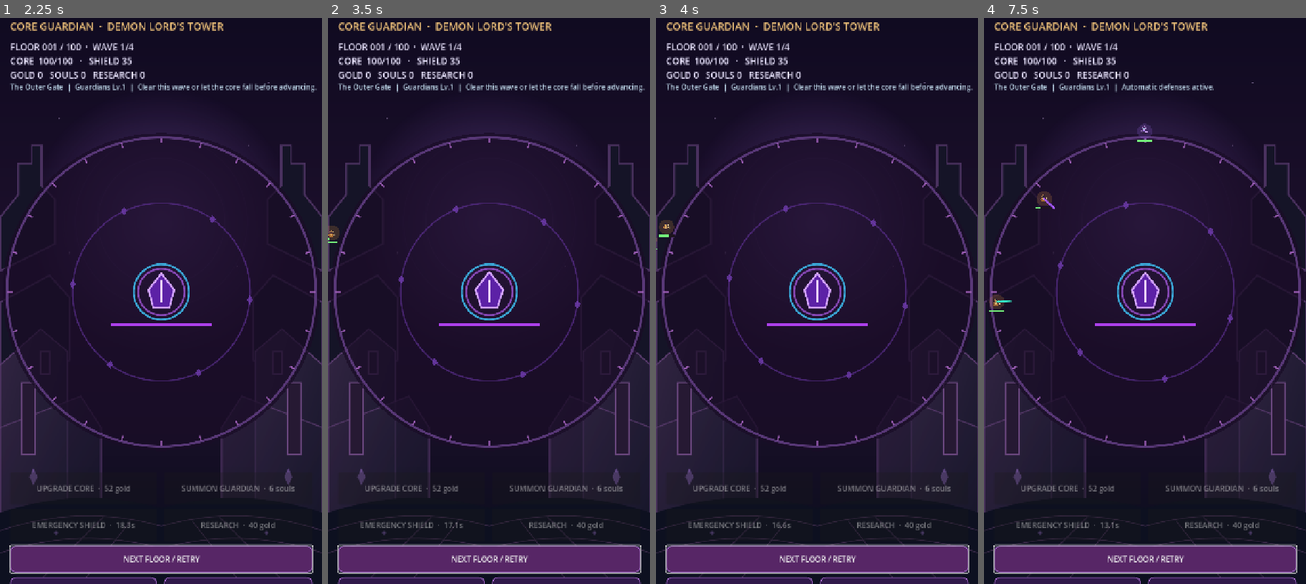
Above: before the commit, frames 1-4 (left to right).
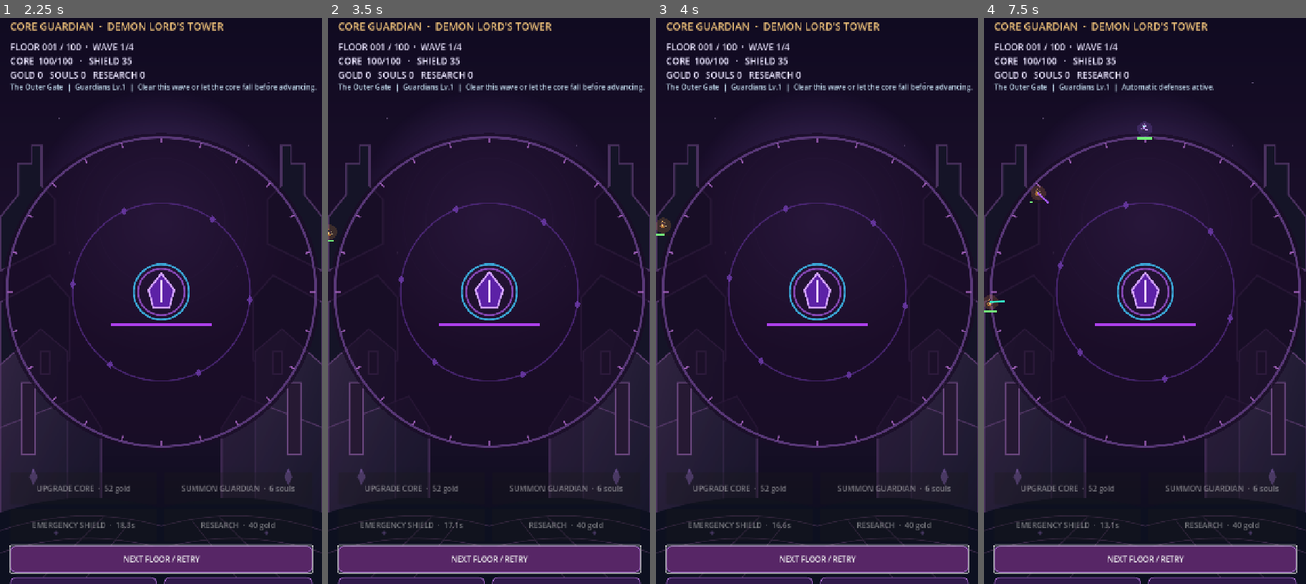
Above: after the commit, the same moments.

Repository: kage049754/Core-Guardian-Demon-Lord-s-Tower
Game: Godot game, scene res://scenes/main.tscn
Same seed, same stepped clock (60 frames per second), same inputs: the game is played once before the commit and once after it.
Inputs:
- Up to frame 1 (2.25 s): click "EMERGENCY SHIELD · READY" at 0.5 s; click "NEXT FLOOR / RETRY" at 1.25 s; click "NEXT FLOOR / RETRY" at 2 s
- Up to frame 2 (3.5 s): click "NEXT FLOOR / RETRY" at 2.75 s
- Up to frame 3 (4 s): no input
- Up to frame 4 (7.5 s): no input

Frame 1 is identical in both runs. In frame 2, less than 0.1% of the frame differs, in the area x 0-4%, y 36-40%; in frame 3, 0.1%; in frame 4, 0.4%, in the area x 0-53%, y 18-53%.

Commit message:
feat: add role-based hero AI, support healing, ranged attacks and boss phases

Diff:
--- a/scripts/main.gd
+++ b/scripts/main.gd
@@ -254,11 +254,60 @@
 		_guardian_attack()
 	for i in range(enemies.size() - 1, -1, -1):
 		var enemy: Dictionary = enemies[i]
+		var kind := int(enemy["kind"])
+		var distance := float(enemy["distance"]) - float(enemy["speed"]) * delta
 		enemy["angle"] = float(enemy["angle"]) + float(enemy["turn"]) * delta
-		var distance := float(enemy["distance"]) - float(enemy["speed"]) * delta
+		enemy["special_clock"] = float(enemy.get("special_clock", 0.0)) + delta
+
+		# Rangers stop at range and fire at the core instead of charging into melee.
+		if kind == 1 and not bool(enemy["boss"]) and distance <= 160.0:
+			distance = maxf(150.0, distance)
+			enemy["ranged_clock"] = float(enemy.get("ranged_clock", 0.0)) + delta
+			if float(enemy["ranged_clock"]) >= 1.35:
+				enemy["ranged_clock"] = 0.0
+				_damage_core(float(enemy["damage"]) * 0.65)
+				if lost:
+					return
+		# Battle mages periodically blast the core from mid-range.
+		elif kind == 2 and distance <= 210.0:
+			if float(enemy["special_clock"]) >= 2.4:
+				enemy["special_clock"] = 0.0
+				_damage_core(float(enemy["damage"]) * 0.8)
+				if lost:
+					return
+		# Field medics heal a nearby injured hero, extending coordinated assaults.
+		elif kind == 3 and float(enemy["special_clock"]) >= 2.5:
+			enemy["special_clock"] = 0.0
+			var healed_index := -1
+			var lowest_ratio := 1.0
+			for ally_index in range(enemies.size()):
+				if ally_index == i:
+					continue
+				var ally: Dictionary = enemies[ally_index]
+				var ratio := float(ally["hp"]) / maxf(1.0, float(ally["max_hp"]))
+				if ratio < lowest_ratio and absf(float(ally["distance"]) - distance) < 125.0:
+					lowest_ratio = ratio
+					healed_index = ally_index
+			if healed_index >= 0:
+				var ally: Dictionary = enemies[healed_index]
+				ally["hp"] = minf(float(ally["max_hp"]), float(ally["hp"]) + float(ally["max_hp"]) * 0.08)
+				enemies[healed_index] = ally
+				message = "Field Medic restores a hero."
+				message_clock = 1.2
+
+		# Bosses use a telegraphed pulse on a cooldown; later phases hit harder.
+		if bool(enemy["boss"]) and distance <= 230.0 and float(enemy["special_clock"]) >= 3.2:
+			enemy["special_clock"] = 0.0
+			var hp_ratio := float(enemy["hp"]) / maxf(1.0, float(enemy["max_hp"]))
+			var phase_damage := 0.35 if hp_ratio > 0.33 else 0.65
+			_damage_core(float(enemy["damage"]) * phase_damage)
+			message = "%s unleashes a core-breaking technique!" % enemy["name"]
+			message_clock = 1.6
+			if lost:
+				return
+
 		enemy["distance"] = distance
-		enemy["attack_clock"] = float(enemy["attack_clock"]) + delta
-		if distance <= 100.0:
+		if kind != 1 and distance <= 100.0:
 			_damage_core(float(enemy["damage"]) * delta)
 			if lost:
 				return
@@ -287,6 +336,34 @@
 	var hp := (75.0 + floor_number * 13.0) * scale
 	var speed := 17.0 + minf(12.0, floor_number * 0.08)
 	var damage := 5.0 + floor_number * 0.6
+	if not boss:
+		match kind:
+			0: # Vanguard: durable frontline.
+				hp *= 1.3
+				speed *= 0.9
+			1: # Ranger: lower health, attacks from range.
+				hp *= 0.8
+				speed *= 0.82
+				damage *= 0.8
+			2: # Battle Mage: medium health, dangerous ranged burst.
+				hp *= 0.9
+				speed *= 0.9
+				damage *= 1.15
+			3: # Field Medic: fragile support.
+				hp *= 0.72
+				speed *= 0.82
+				damage *= 0.55
+			4: # Shadow Assassin: fast, fragile infiltrator.
+				hp *= 0.68
+				speed *= 1.55
+				damage *= 1.25
+			5: # Siege Golem: slow and heavily armored.
+				hp *= 2.25
+				speed *= 0.52
+				damage *= 1.7
+			6: # Relic Hunter: durable specialist.
+				hp *= 1.25
+				speed *= 0.92
 	if boss:
 		hp *= 9.0
 		speed *= 0.68
@@ -303,6 +380,8 @@
 		"damage": damage,
 		"turn": rng.randf_range(-0.12, 0.12),
 		"attack_clock": 0.0,
+		"special_clock": 0.0,
+		"ranged_clock": 0.0,
 		"boss": boss
 	}
 	enemies.append(enemy)
